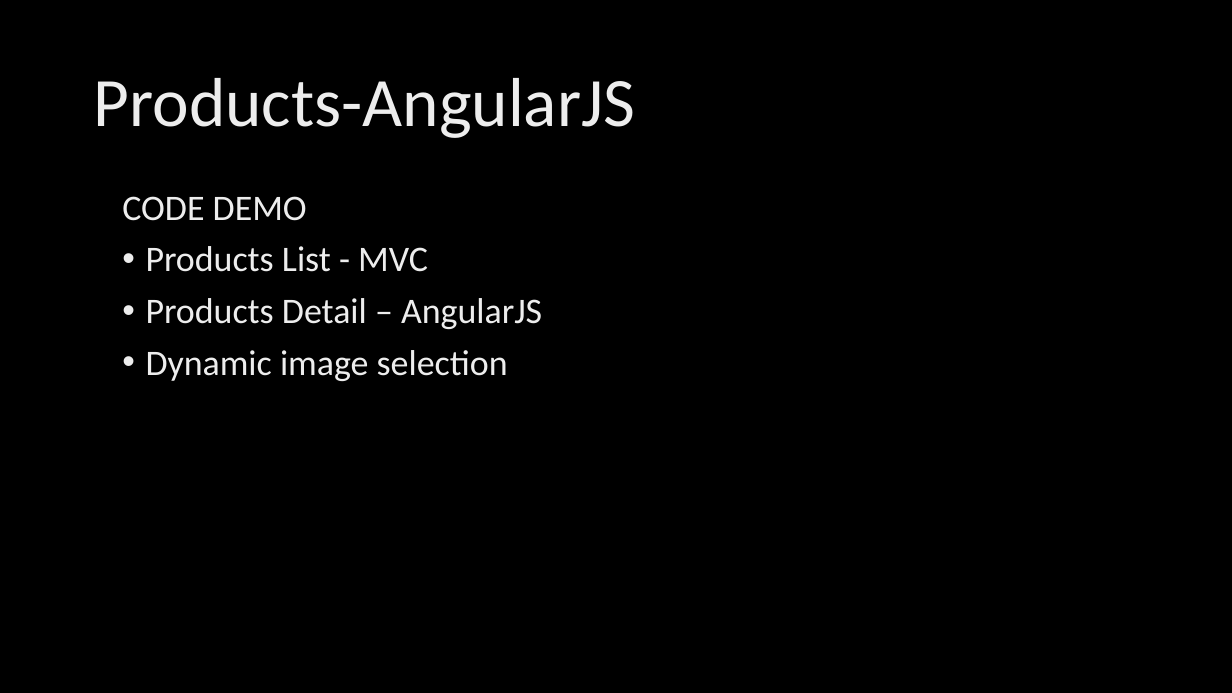
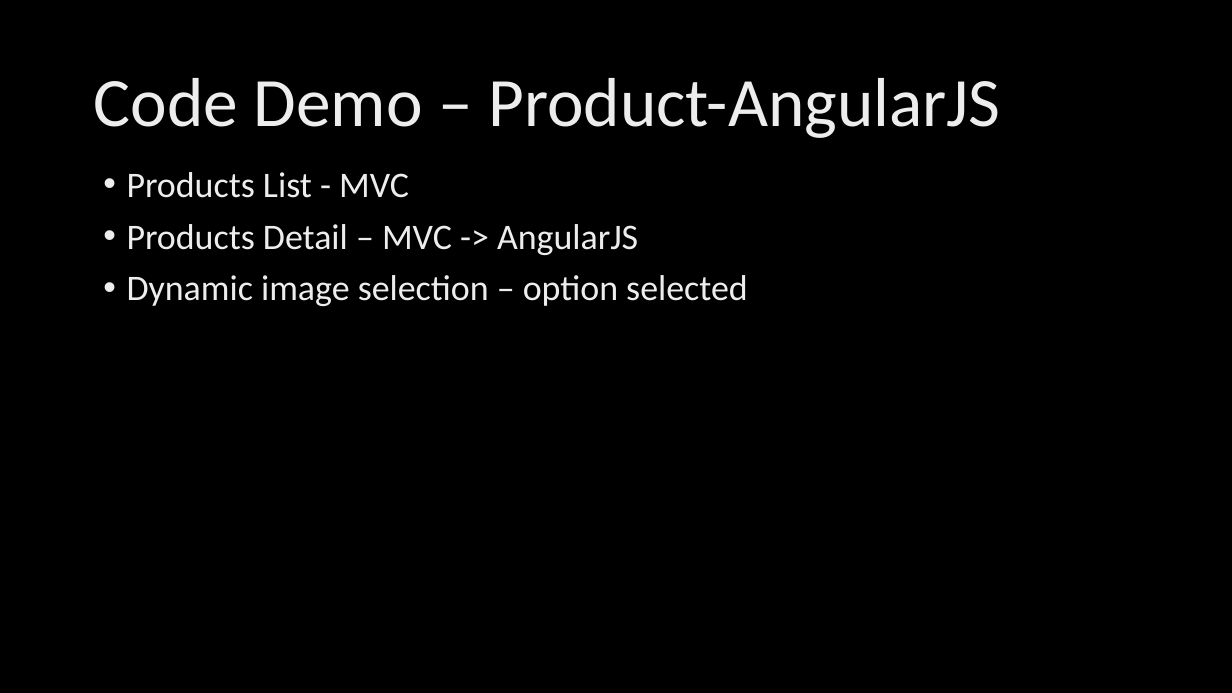
Before and after one commit to ryanlangton/angularjs-mvc, a slide deck: slide 13 of AngularJSdotNet.pptx. Drawn at 1232x693 pixels with LibreOffice and Linux fonts; fonts in the diff are those of the drawing; background and template pictures are left out. Boxes give left, top, right and bottom in pixels: in the first picture for what was removed or moved away, otherwise in the second. Text is boxed around its words. In the diff, an @@ line names an element or a change of style, - is before the commit and + after.

```diff
--- a/AngularJSdotNet.pptx
+++ b/AngularJSdotNet.pptx
@@ title at [94,78,1001,138]: text changed @@
-Products-AngularJS
+Code Demo – Product-AngularJS
@@ text "Products List - MVC": place and size @@
-text "Products List - MVC" at [122,196,542,381]
+text "Products List - MVC" at [127,172,748,306]
@@ text at [122,196,307,221]: paragraph removed @@
-CODE DEMO
@@ text at [127,224,748,306]: text changed @@
-• Products Detail – AngularJS
-• Dynamic image selection
+• Products Detail – MVC -> AngularJS
+• Dynamic image selection – option selected
```
Also in this commit, not shown: 17 other slides changed, 14 slides added, 6 slides removed, 35 other files.
